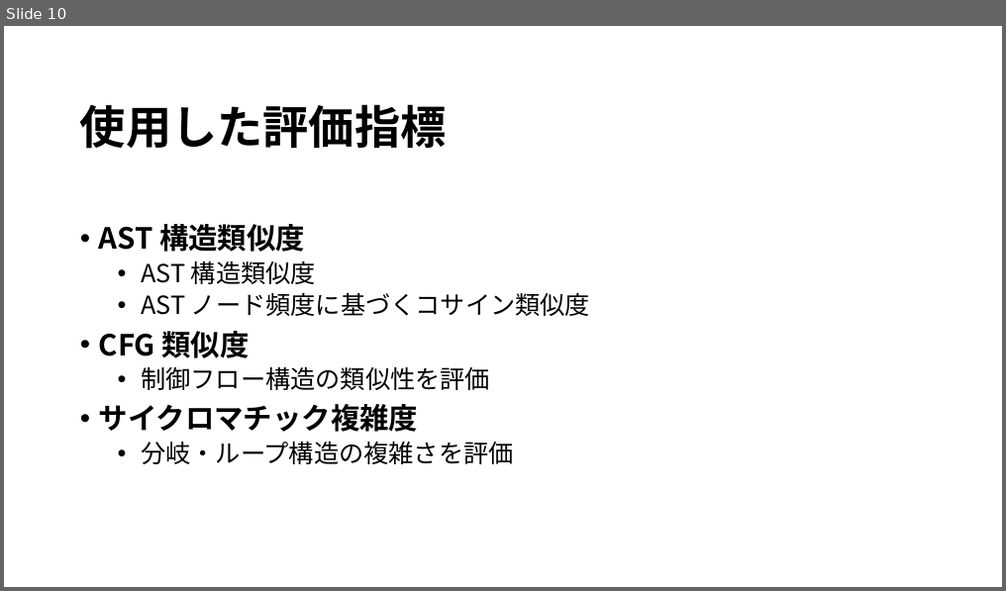
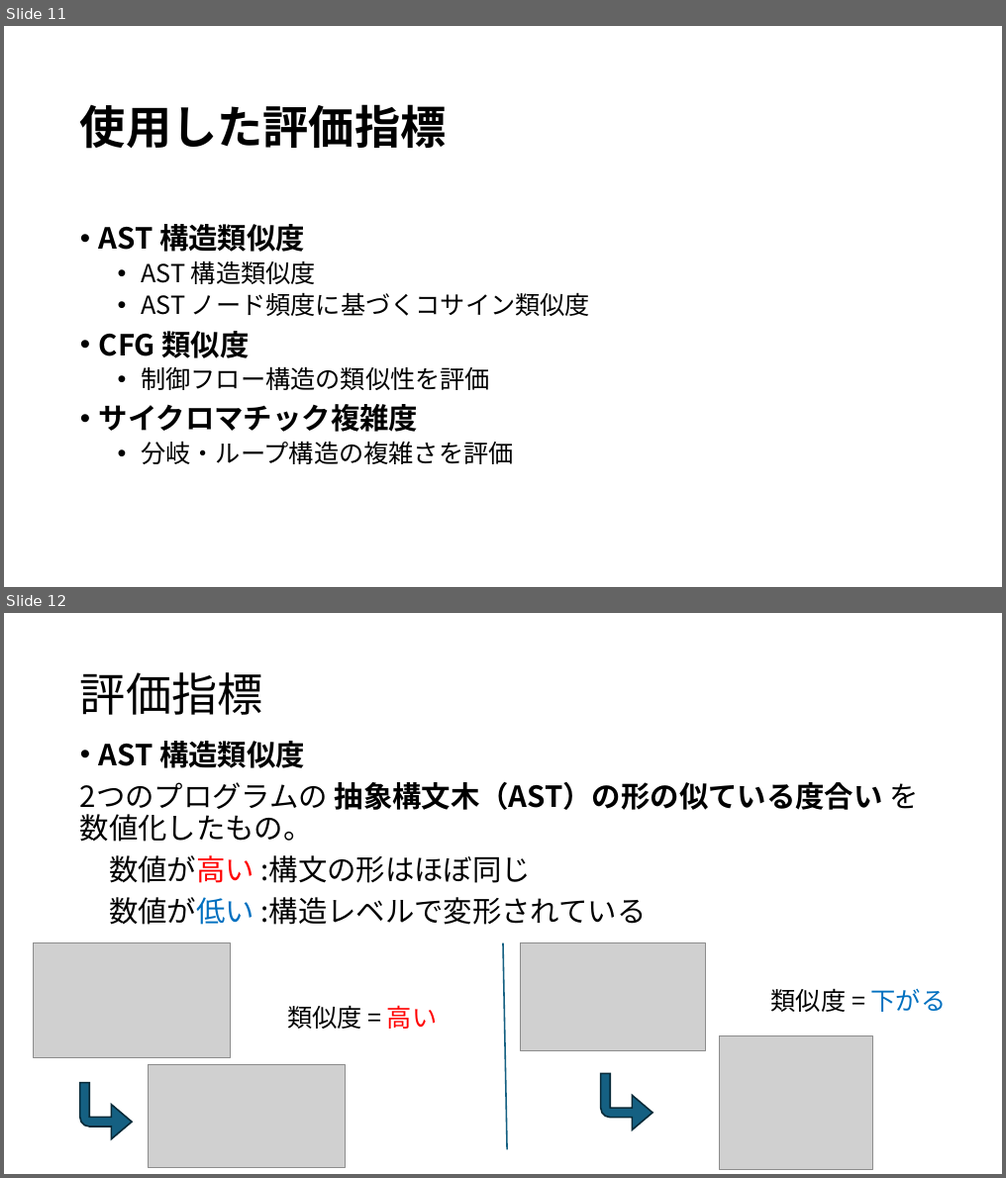
Before and after one commit to tamadalab/2025bthesis_kondo, a slide deck: prezentation.pptx. Shown one above the other, each under a label of ours: slide 10 before the commit, slides 11 and 12 after it. The pictures are 1006x591 and 1006x1178 pixels, drawn with LibreOffice and Linux fonts; fonts in the diff are those of the drawing; grey boxes stand for pictures. Boxes give left, top, right and bottom in pixels: in the first picture for what was removed or moved away, otherwise in the second. Text is boxed around its words. In the diff, an @@ line names an element or a change of style, - is before the commit and + after.

```diff
--- a/prezentation.pptx
+++ b/prezentation.pptx
@@ slide 12 added at (x1=4, y1=613, x2=1002, y2=1174), background #FFFFFF @@
@@ title added at (x1=80, y1=672, x2=263, y2=715), 44 pt, text #000000 @@
+評価指標
@@ text added at (x1=80, y1=741, x2=918, y2=925), 28 pt, text #000000 @@
+• AST 構造類似度
+2つのプログラムの 抽象構文木（AST）の形の似ている度合い を数値化したもの。
+数値が高い :構文の形はほぼ同じ
+数値が低い :構造レベルで変形されている
@@ picture added at (x1=33, y1=943, x2=231, y2=1058) @@
@@ line added from (503, 943) to (507, 1151), #156082 1.5 pt @@
@@ picture added at (x1=521, y1=943, x2=706, y2=1051) @@
@@ text added at (x1=771, y1=988, x2=946, y2=1012), 24 pt, text #000000 @@
+類似度 = 下がる
@@ text added at (x1=287, y1=1005, x2=437, y2=1029), 24 pt, text #000000 @@
+類似度 = 高い
@@ picture added at (x1=719, y1=1037, x2=872, y2=1170) @@
@@ bent arrow added at (x1=79, y1=1083, x2=132, y2=1140), fill #156082, outline #092A39 1.5 pt @@
@@ picture added at (x1=148, y1=1064, x2=346, y2=1167) @@
@@ bent arrow added at (x1=601, y1=1074, x2=652, y2=1131), fill #156082, outline #092A39 1.5 pt @@
@@ what was slide 10 is now slide 11 @@
```
Also in this commit, not shown: 9 slides changed, 10 other slides added, 1 slide removed.
